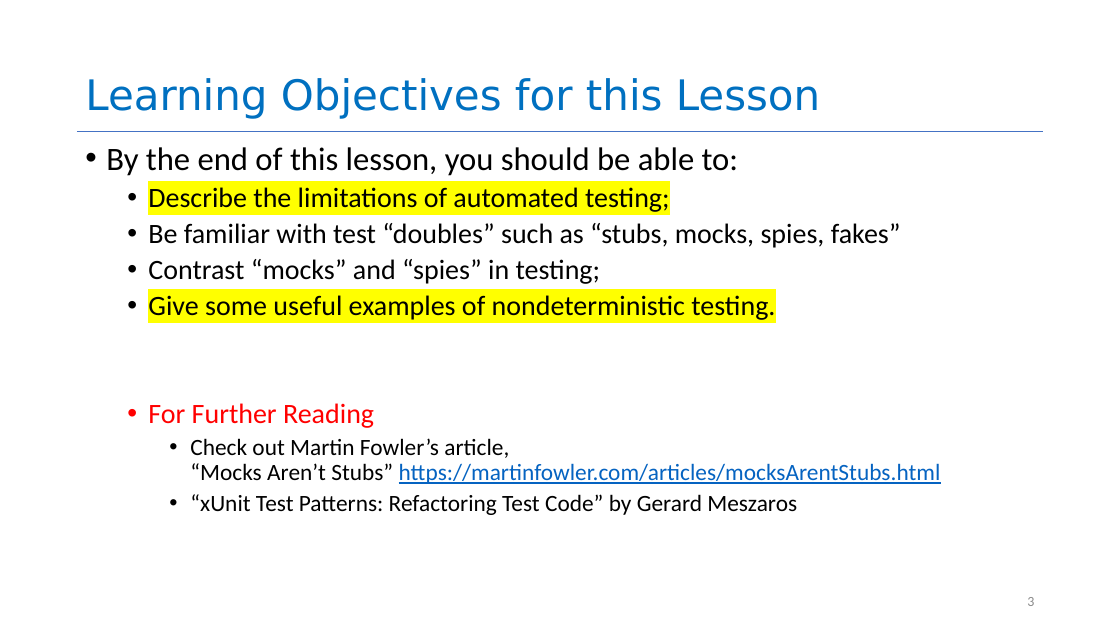
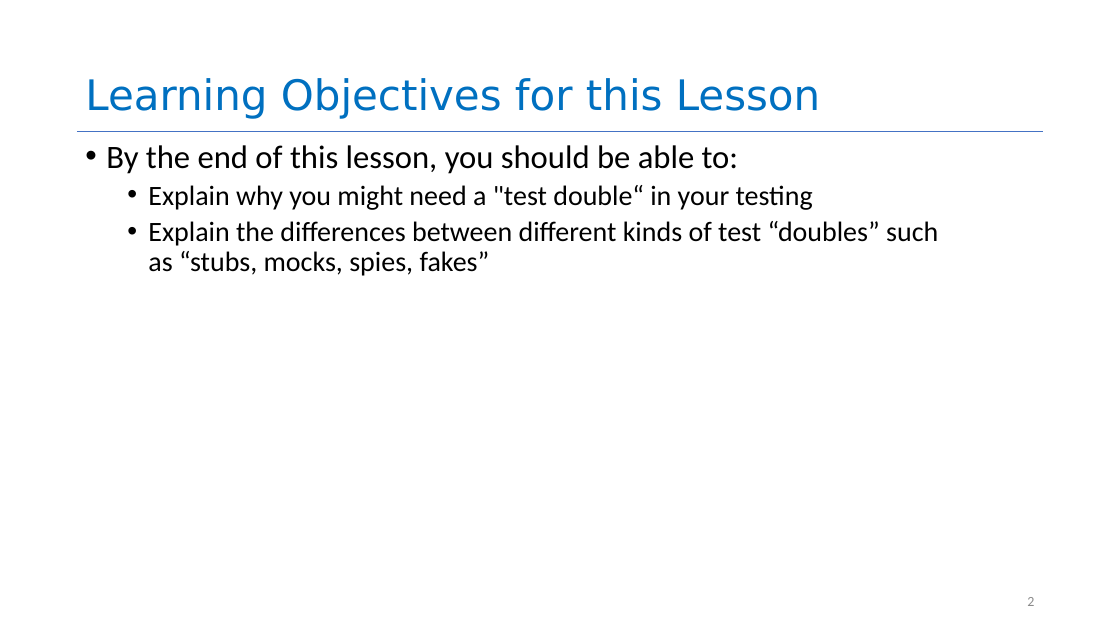
Before and after one commit to neu-se/CS4530-Spring-2022, a slide deck: slide 2 of Slides/Lesson 5.3 Testing Systems.pptx (slide 3 before the commit). Drawn at 1120x630 pixels with LibreOffice and Linux fonts; fonts in the diff are those of the drawing. Boxes give left, top, right and bottom in pixels: in the first picture for what was removed or moved away, otherwise in the second. Text is boxed around its words. In the diff, an @@ line names an element or a change of style, - is before the commit and + after.

```diff
--- a/Slides/Lesson 5.3 Testing Systems.pptx
+++ b/Slides/Lesson 5.3 Testing Systems.pptx
@@ text at bbox=[148, 185, 938, 276]: text changed @@
-  • Describe the limitations of automated testing;
-  • Be familiar with test “doubles” such as “stubs, mocks, spies, fakes”
-  • Contrast “mocks” and “spies” in testing;
-  • Give some useful examples of nondeterministic testing.
-  • For Further Reading
-    • Check out Martin Fowler’s article,
-      “Mocks Aren’t Stubs” https://martinfowler.com/articles/mocksArentStubs.html
-    • “xUnit Test Patterns: Refactoring Test Code” by Gerard Meszaros
+  • Explain why you might need a "test double“ in your testing
+  • Explain the differences between different kinds of test “doubles” such as “stubs, mocks, spies, fakes”
```
Also in this commit, not shown: 11 other slides changed, 4 slides added, 3 slides removed, 1 other file.
